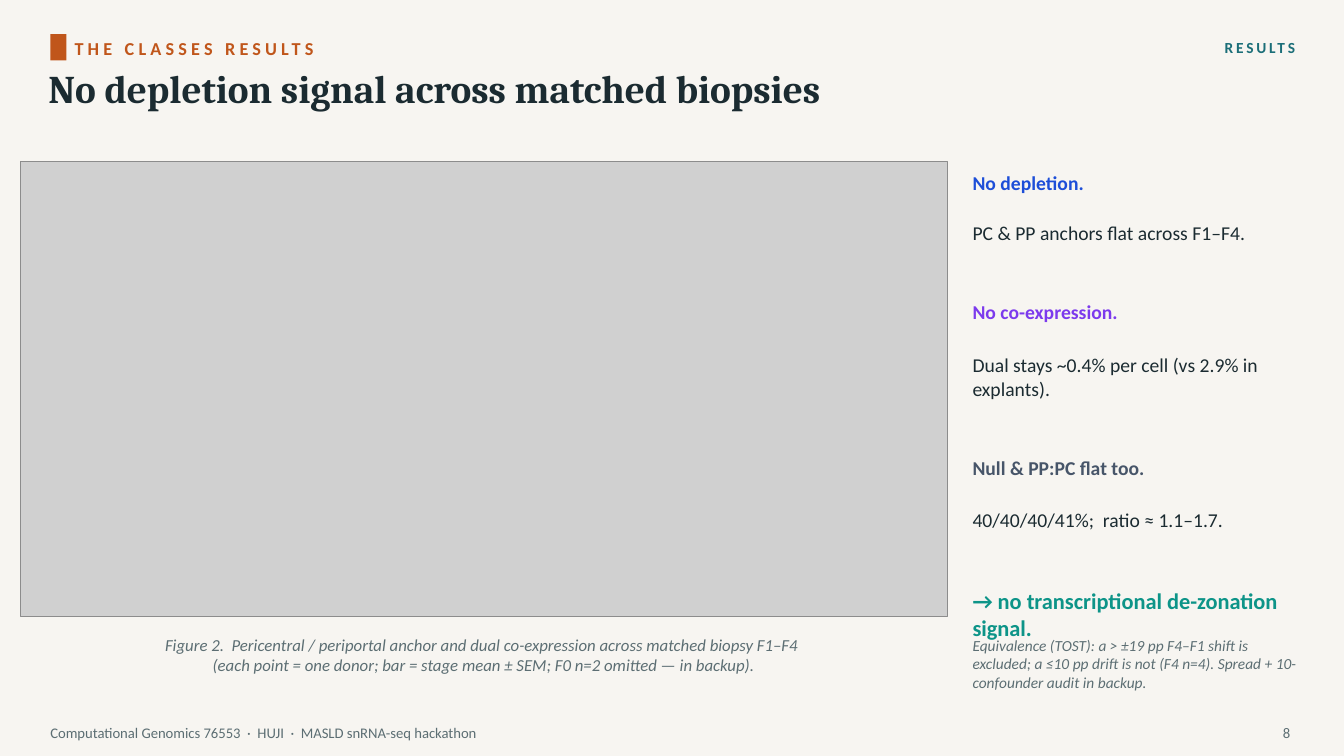
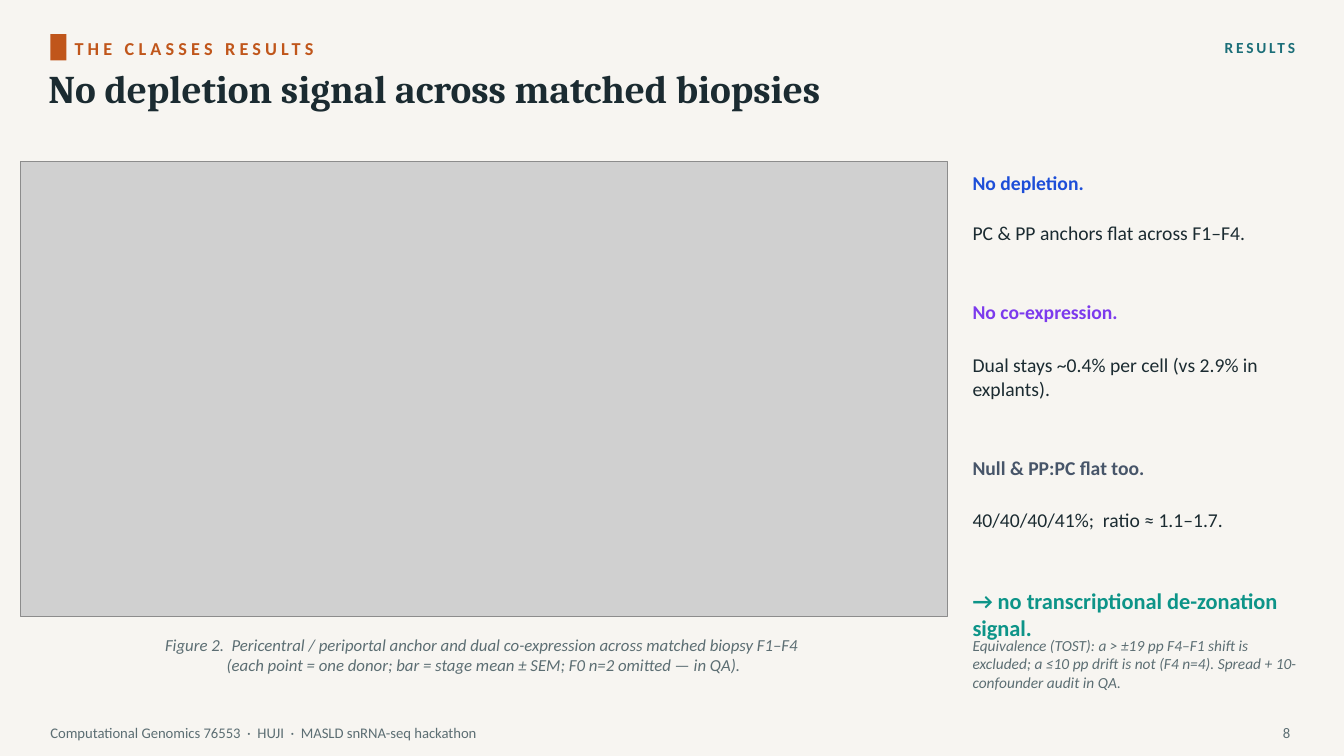
Before and after one commit to roeetekoah/liver-zonation, a slide deck: slide 12 of presentation/MASLD_stages_computational_analysis_roee_shira.pptx. Drawn at 1344x756 pixels with LibreOffice and Linux fonts; fonts in the diff are those of the drawing; grey boxes stand for pictures. Boxes give left, top, right and bottom in pixels: in the first picture for what was removed or moved away, otherwise in the second. Text is boxed around its words. In the diff, an @@ line names an element or a change of style, - is before the commit and + after.

```diff
--- a/presentation/MASLD_stages_computational_analysis_roee_shira.pptx
+++ b/presentation/MASLD_stages_computational_analysis_roee_shira.pptx
@@ text at <box>227,659,740,674</box>: text changed @@
-(each point = one donor; bar = stage mean ± SEM; F0 n=2 omitted — in backup).
+(each point = one donor; bar = stage mean ± SEM; F0 n=2 omitted — in QA).
@@ text at <box>973,637,1296,690</box>: text changed @@
-Equivalence (TOST): a > ±19 pp F4–F1 shift is excluded; a ≤10 pp drift is not (F4 n=4). Spread + 10-confounder audit in backup.
+Equivalence (TOST): a > ±19 pp F4–F1 shift is excluded; a ≤10 pp drift is not (F4 n=4). Spread + 10-confounder audit in QA.
```
Also in this commit, not shown: 13 other slides changed, 1 slide added, 5 other files.
